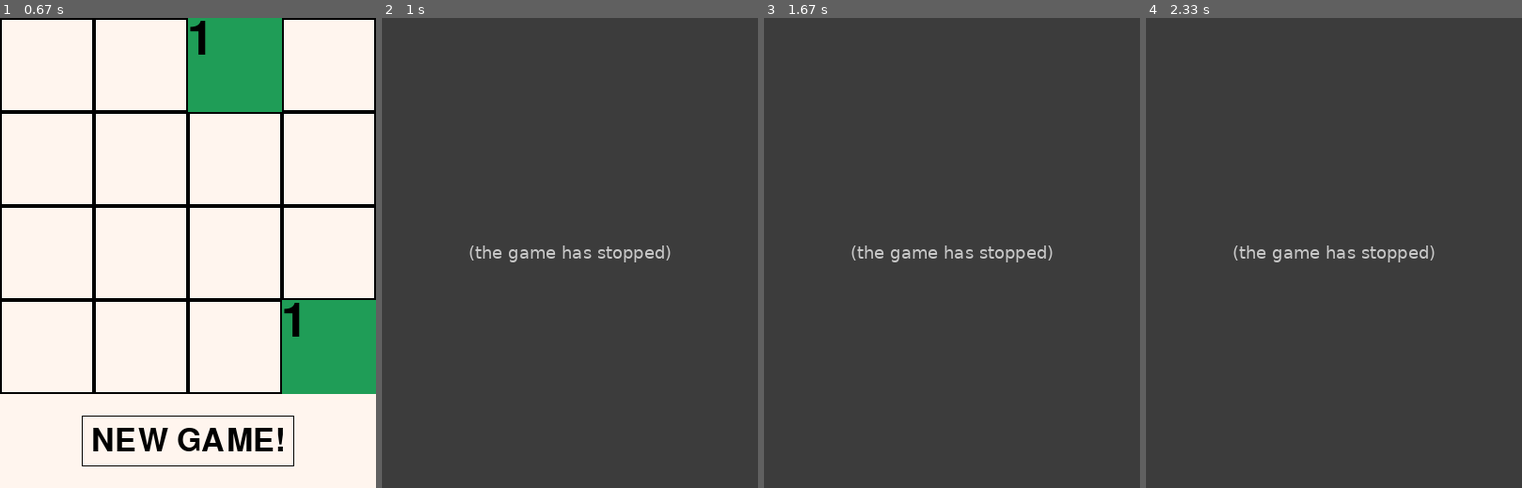
Above: before the commit, frames 1-4 (left to right).
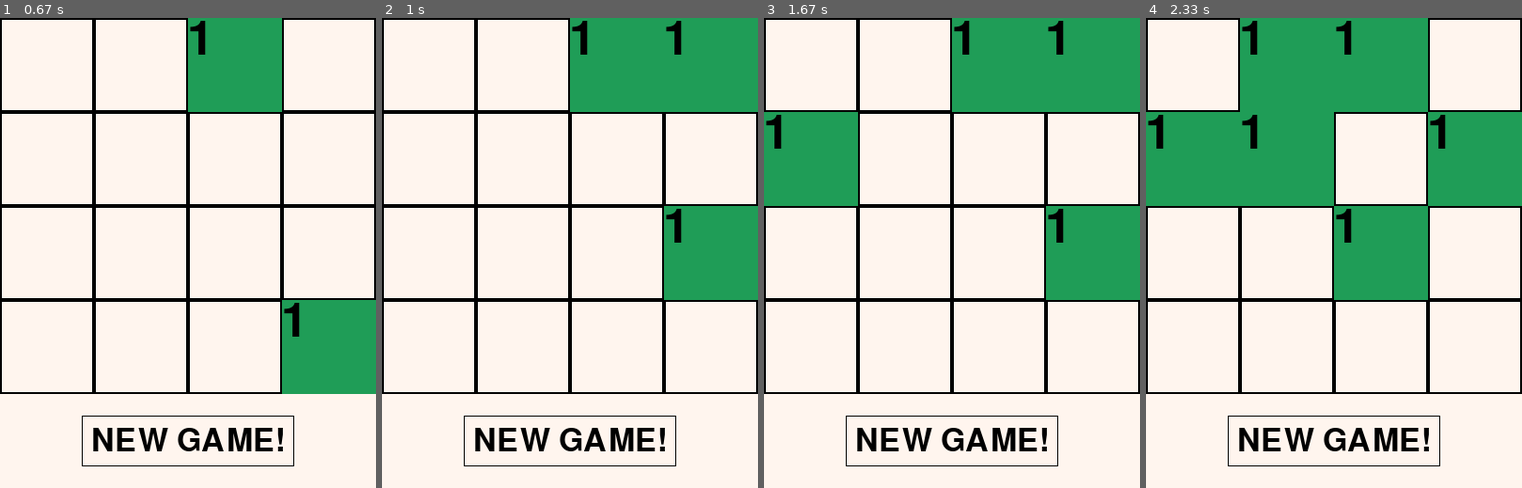
Above: after the commit, the same moments.

Repository: Good-piraT/pygame
Game: pygame game, started from main.py
Same seed, same stepped clock (60 frames per second), same inputs: the game is played once before the commit and once after it.
Inputs:
- Up to frame 1 (0.67 s): hold Right from 0.33 s (still down)
- Up to frame 2 (1 s): release Right at 0.8 s; hold Up from 0.83 s (still down)
- Up to frame 3 (1.67 s): release Up at 1.13 s; hold Right 1.17-1.63 s
- Up to frame 4 (2.33 s): hold Left 1.67-2.2 s; hold Down from 2.23 s (still down)

Frame 1 is identical in both runs. In frame 2, 100% of the frame differs, in the area x 0-100%, y 0-100%; in frame 3, 100%; in frame 4, 100%.
Error before the commit: IndexError: list index out of range (main.py line 82); the game stopped at 0.83 s (later frames are placeholders)

Commit message:
bag + plan
баг выявлен, и составлен примерный план по его устранению, так как его суть в корне неправильном пониманиир работы чек роа

Diff:
--- a/main.py
+++ b/main.py
@@ -74,11 +74,13 @@
                 if i > index:
                     new_mass.append(mass[i])
         return new_mass
+        #возвращает произвольного размера массив, который check_row берет для создания протокола действия
 
     def check_row(self, direction, row, elem):
         #высчитывает тип движения (двигаться, не двигаться, слиться с другой клеткой)
-        if direction == 'left' or 'up':
-            for i in range(4):
+        if direction == 'left' or direction == 'up':
+            print('i choose left/up mirror')
+            for i in range(len(row) - 1, -1, -1):
                 if row[i] == 0:
                     no_move = False
                     return 'move', i
@@ -87,11 +89,9 @@
                     return 'trans', i
             return 'no move', -1
         else:  #right or down
-            for i in range(3, -1, -1):
-                if row[i] == 0:
-                    return 'move', i
-                if row[i] == elem:
-                    return 'trans', i
+            print('i choose right/down mirror')
+            for i in range(len(row)):
+                pass
             return 'no move', -1
 
     def move(self,
--- /dev/null
+++ b/plan.txt
@@ -0,0 +1,7 @@
+НУЖНО ИСПРАВИТЬ ЧЕК РОУ
+он работает жутко криво и протоколы составляет по неправильной схеме!
+тем более, что он получает на вход только обрезанную часть, а значит не может выдать общего индекса ряда, так как он хз вообще о ряде!
+тем не менее: стоит сделать чек роу собирающим протокол, который друдно сосотавляюбт пара других функций, если это, конечно, потребуется.
+1) понять, как правильно составить протокол
+2) решить проблему с различающейся индексацией чек массива и ряда
+3) встроить это в код и проверить работоспособность.
